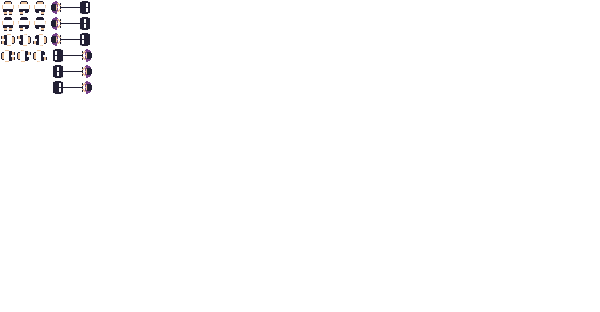
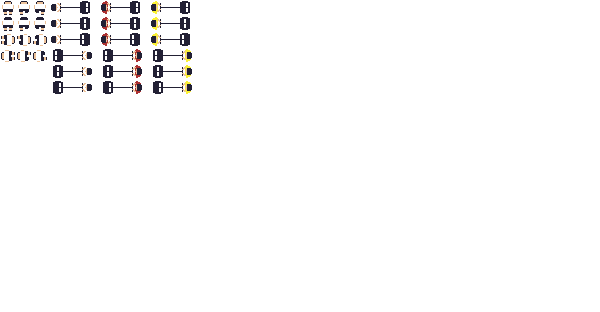
Revision of a layered 600 × 312 image; what changed, layer by layer:
renamed "player1-sheet.png" to "spritesheet1.png", painted on it over [18, 1, 192, 94]
